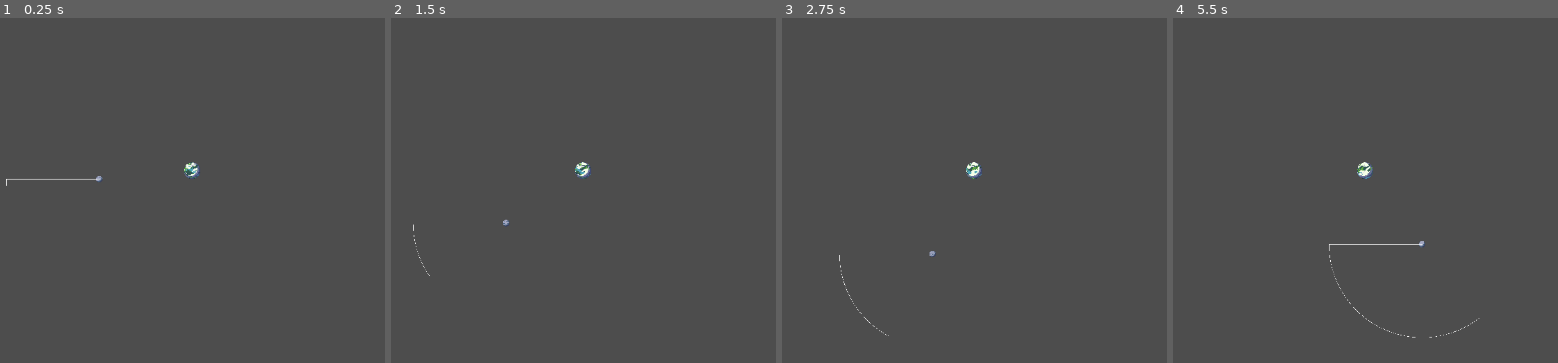
Above: before the commit, frames 1-4 (left to right).
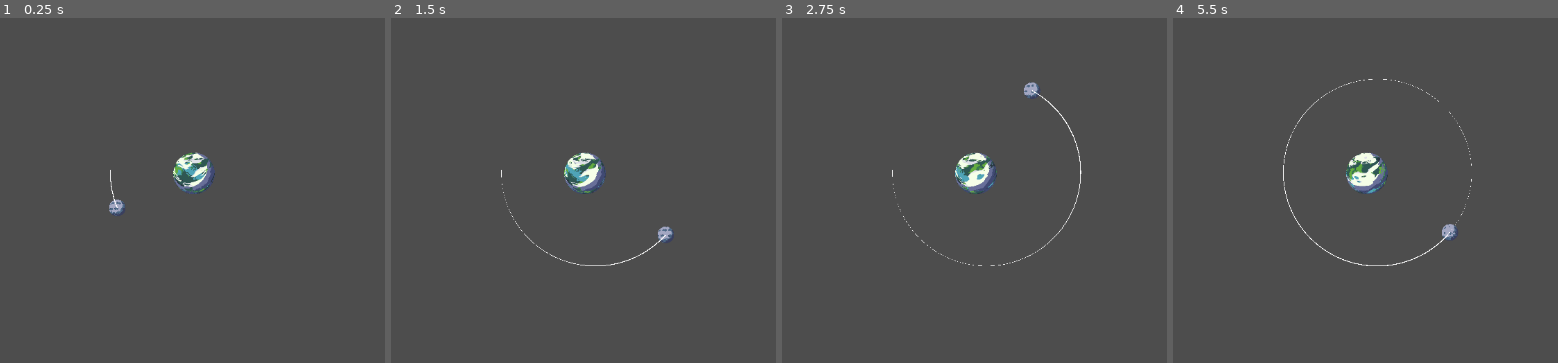
Above: after the commit, the same moments.

Repository: azzi-xx/Solar-System-Simulation
Game: Godot game, scene res://Scenes/main.tscn
Two runs of this game, one before a commit and one after it. Both use one fixed random seed, a clock stepped at 60 frames per second and the inputs below.
Inputs:
- Up to frame 1 (0.25 s): no input
- Up to frame 2 (1.5 s): no input
- Up to frame 3 (2.75 s): no input
- Up to frame 4 (5.5 s): no input

The runs differ from the first frame. In frame 1, 1.2% of the frame differs, in the area x 1-56%, y 38-58%; in frame 2, 1.3%; in frame 3, 1.5%; in frame 4, 1.7%, in the area x 28-80%, y 17-93%.

Commit message:
Gravity from the sun only

Diff:
--- a/Scenes/main.tscn
+++ b/Scenes/main.tscn
@@ -5,19 +5,31 @@
 [ext_resource type="PackedScene" uid="uid://5cmfgcb7d5ov" path="res://Scenes/trail.tscn" id="3_8gbba"]
 
 [node name="Main" type="Node2D"]
+scale = Vector2(2.5, 2.5)
 
 [node name="Earth" parent="." instance=ExtResource("1_jjgbg")]
 position = Vector2(1, 4)
 mass = 1000.0
 
+[node name="Camera2D" type="Camera2D" parent="."]
+position = Vector2(-2.7999876, 0.3999996)
+scale = Vector2(0.99999976, 0.99999976)
+zoom = Vector2(0.5, 0.5)
+limit_enabled = false
+
 [node name="Moon" parent="." node_paths=PackedStringArray("central_body") instance=ExtResource("2_bo1nx")]
-position = Vector2(-671, 0)
-mass = 10.0
+position = Vector2(-95.2, -0.4000001)
+scale = Vector2(0.99999976, 0.99999976)
+mass = 300.0
 central_body = NodePath("../Earth")
+orbit_eccentricity = 0.055
 
-[node name="Trail" parent="Moon" instance=ExtResource("3_8gbba")]
-points = PackedVector2Array(0, 0)
+[node name="Trails" type="Node2D" parent="."]
 
-[node name="Camera2D" type="Camera2D" parent="."]
-position = Vector2(-11, 2)
-zoom = Vector2(0.2, 0.2)
+[node name="Trail" parent="Trails" node_paths=PackedStringArray("body") instance=ExtResource("3_8gbba")]
+position = Vector2(-331.59995, -11.199988)
+scale = Vector2(0.99999976, 0.99999976)
+points = PackedVector2Array(331.6, 10.799991)
+width = 1.0
+body = NodePath("../../Moon")
+max_points = 300
--- a/Scenes/trail.tscn
+++ b/Scenes/trail.tscn
@@ -1,3 +1,12 @@
-[gd_scene format=3 uid="uid://5cmfgcb7d5ov"]
+[gd_scene load_steps=3 format=3 uid="uid://5cmfgcb7d5ov"]
+
+[ext_resource type="Script" uid="uid://b77tv2uoagl0q" path="res://Scripts/trail.gd" id="1_ccptl"]
+
+[sub_resource type="Curve" id="Curve_ccptl"]
+_data = [Vector2(0.009661831, 0.056179762), 0.0, 0.0, 0, 0, Vector2(0.35265702, 0.24719107), 0.0, 0.0, 0, 0, Vector2(1, 1), -0.4619825, 0.0, 0, 0]
+point_count = 3
 
 [node name="Trail" type="Line2D"]
+width = 20.0
+width_curve = SubResource("Curve_ccptl")
+script = ExtResource("1_ccptl")
--- a/Scripts/moon.gd
+++ b/Scripts/moon.gd
@@ -1,25 +1,20 @@
 extends RigidBody2D
 @export var central_body: RigidBody2D
+#variable of the centrail body.
 @export var grav_cons: float = 50000.0
-@export var trail_duration: float = 10.0
-@export var trail_max_points: int = 200
+@export var orbit_eccentricity: float = 1.2
 
-@onready var trail: Line2D = $Trail
 
 func _ready():
-	if not trail:
-		print("Error, Add a line2d node as a child")
-		return
-
-	trail.width = 2.0
-	trail.default_color = Color.WHITE
-
 	if central_body:
+	#just a check if theres a central body
 		var orbital_radius = global_position.distance_to(central_body.global_position)
 		#getting the disntance from the body being orbitted
 
 		var perfect_velocity = sqrt(grav_cons * central_body.mass / orbital_radius)
 		#formula to calculate the perfect velocity needed to have a stable orbit
+
+		perfect_velocity *= (1 + orbit_eccentricity)
 
 		var direction_to_center = global_position.direction_to(central_body.global_position)
 
@@ -37,21 +32,13 @@
 	if not central_body:
 		return
 
-	update_trail()
-
 	var direction = central_body.global_position - global_position
 	#makes another vector that spans the space between the 2 points
 
 	var distance = direction.length()
 	#gets the magnitude of the vector created. Getting the disntacne between the 2 vector
 
-	#debug
-	print("Distance: %.2f" % (distance))
-	print("Moon mass: %.2f" % mass)
-	print("Earth mass: %.2f" % central_body.mass)
-	print("Current velocity: %.2f" % linear_velocity.length())
-
-	if distance < 10:
+	if distance < 200:
 		print("TOO CLOSE!")
 		return
 
@@ -70,13 +57,4 @@
 	var gravitational_force = direction * force_magnitude
 	apply_central_force(gravitational_force)
 	#The centripetal force acting on the orbiting body
-
-func update_trail():
-	if not trail:
-		return
-	trail.add_point(global_position)
-	#add the current position of the body to the trail
-
-	var points_to_keep = int(trail_duration * 60)
-	if trail.get_point_count() > points_to_keep:
-		trail.remove_point(0)
+	#
--- /dev/null
+++ b/Scripts/trail.gd
@@ -0,0 +1,11 @@
+extends Line2D
+
+@export var body: RigidBody2D
+@export var fade_speed := .5
+@export var max_points := 100
+
+func _process(delta: float) -> void:
+	var pos = body.global_position
+	add_point(to_local(pos))
+	if points.size() > max_points:
+		remove_point(0)
Binary file added: Assets/Planets/Mars.png
Not shown, added: Assets/Planets/Mars.png.import
Not shown, added: Scripts/trail.gd.uid
